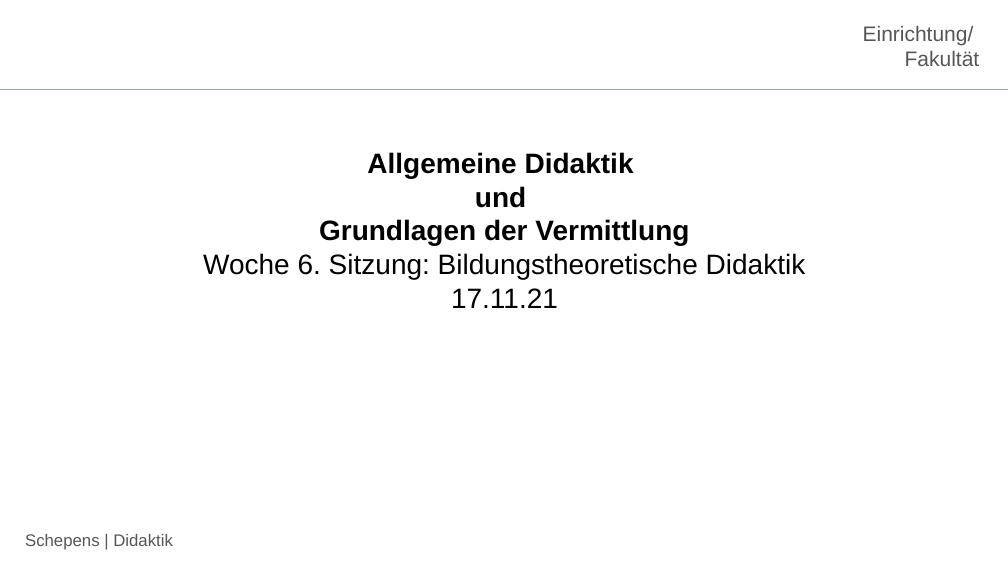
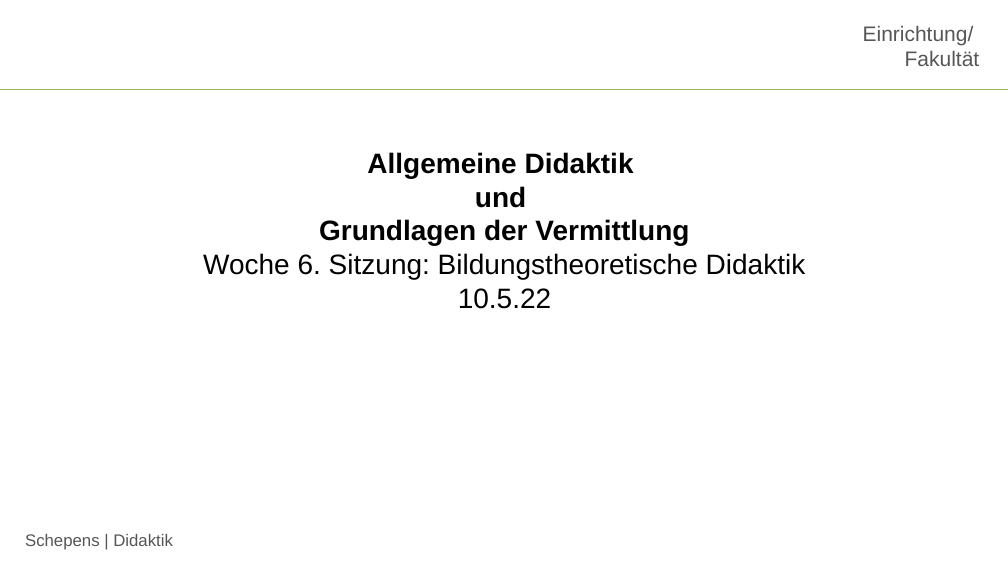
Before and after one commit to jobschepens/didakt22, a slide deck: slide 1 of folien/week6.pptx. Drawn at 1008x567 pixels with LibreOffice and Linux fonts; fonts in the diff are those of the drawing; background and template pictures are left out. Boxes give left, top, right and bottom in pixels: in the first picture for what was removed or moved away, otherwise in the second. Text is boxed around its words. In the diff, an @@ line names an element or a change of style, - is before the commit and + after.

Commit message:
w6

```diff
--- a/folien/week6.pptx
+++ b/folien/week6.pptx
@@ text at (458,288,551,309): text changed @@
-17.11.21
+10.5.22
```
